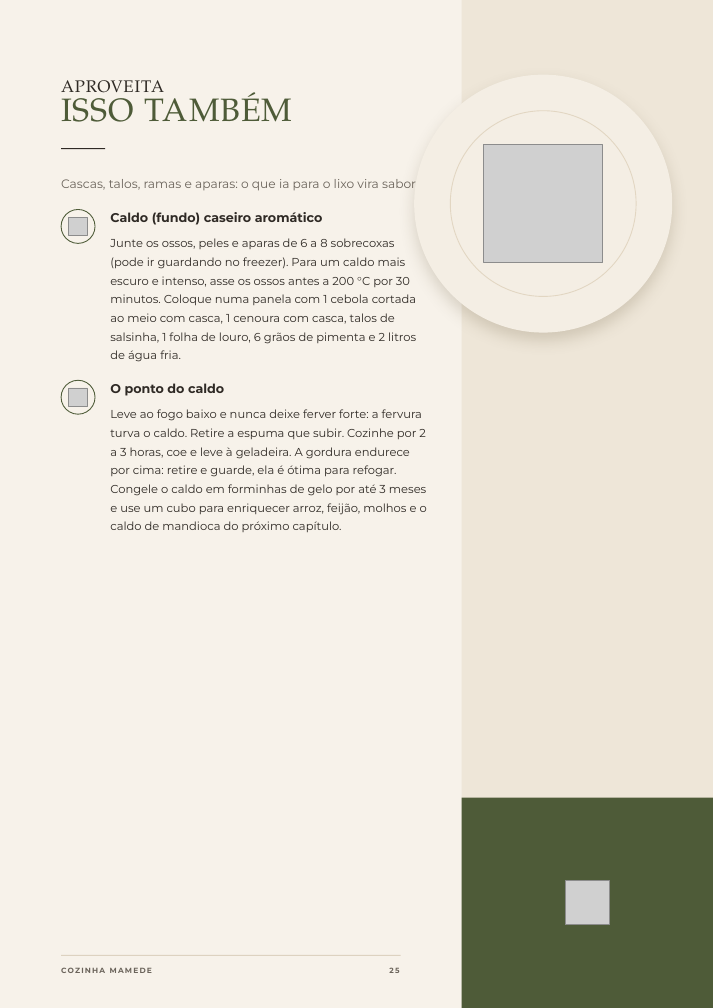
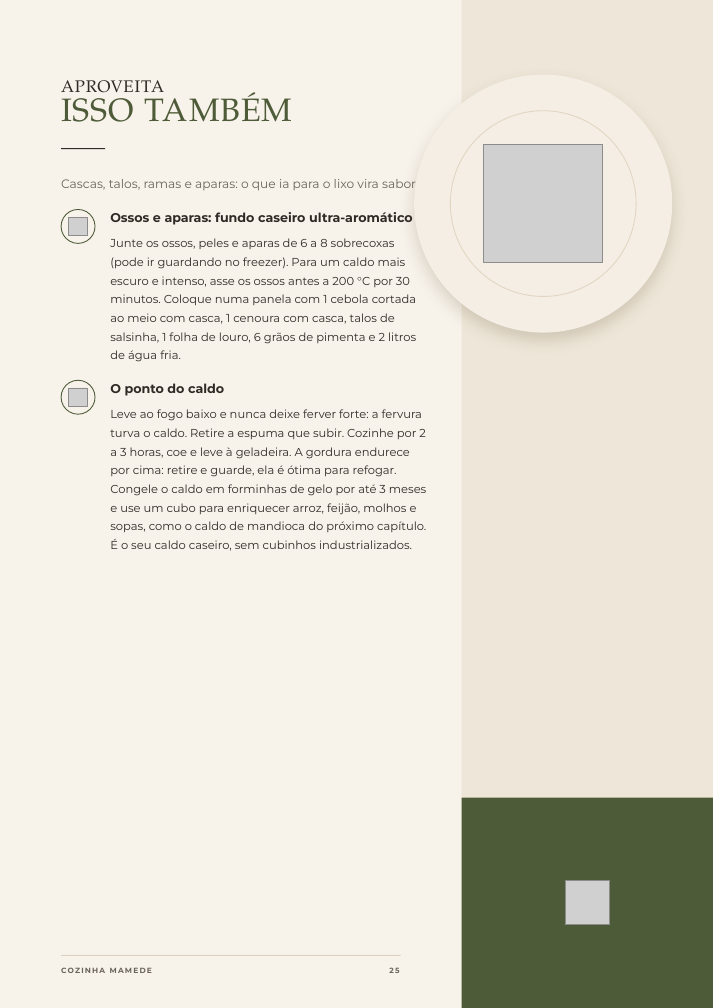
Before and after one commit to monelleayabamensah-hub/ebook-receitas, a slide deck: slide 25 of Cozinha-Mamede-Canva.pptx. Drawn at 713x1008 pixels with LibreOffice and Linux fonts; fonts in the diff are those of the drawing; grey boxes stand for pictures. Boxes give left, top, right and bottom in pixels: in the first picture for what was removed or moved away, otherwise in the second. Text is boxed around its words. In the diff, an @@ line names an element or a change of style, - is before the commit and + after.

```diff
--- a/Cozinha-Mamede-Canva.pptx
+++ b/Cozinha-Mamede-Canva.pptx
@@ text at box(110, 212, 413, 225): text changed @@
-Caldo (fundo) caseiro aromático
+Ossos e aparas: fundo caseiro ultra-aromático
@@ text at box(110, 409, 426, 551): text changed @@
-Leve ao fogo baixo e nunca deixe ferver forte: a fervura turva o caldo. Retire a espuma que subir. Cozinhe por 2 a 3 horas, coe e leve à geladeira. A gordura endurece por cima: retire e guarde, ela é ótima para refogar. Congele o caldo em forminhas de gelo por até 3 meses e use um cubo para enriquecer arroz, feijão, molhos e o caldo de mandioca do próximo capítulo.
+Leve ao fogo baixo e nunca deixe ferver forte: a fervura turva o caldo. Retire a espuma que subir. Cozinhe por 2 a 3 horas, coe e leve à geladeira. A gordura endurece por cima: retire e guarde, ela é ótima para refogar. Congele o caldo em forminhas de gelo por até 3 meses e use um cubo para enriquecer arroz, feijão, molhos e sopas, como o caldo de mandioca do próximo capítulo. É o seu caldo caseiro, sem cubinhos industrializados.
```
Also in this commit, not shown: 25 other slides changed, 5 other files.
